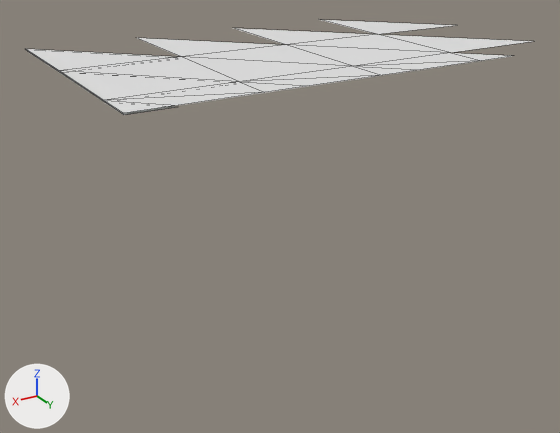
A saved change to the OBJ model models/areas/castle/preview_cobble_2_1.obj.
Rendered twice from a camera (50 mm lens) standing at (45.73, -32.97, 1.76) and looking at (42.03, -39.14, -1.33). Every picture has the same lights, and +X, +Y and +Z are marked at lower left. The older version comes first. Mesh edges are drawn as thin lines. Where no turn or scale is listed for an object, it has been applied to the vertices. Vertices at exactly the same position are counted once.

Objects in the first picture: 'preview_cobble_2_1'.
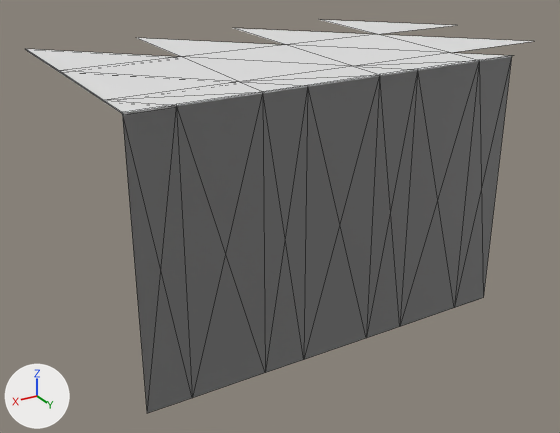
Pixel boxes [x1, y1, x2, y2] of what changed, in the pictures (560 x 433 px):
```json
{"object": "preview_cobble_2_1", "change": "reshaped", "before": [26, 20, 533, 115], "after": [26, 20, 533, 413], "on screen": "310% taller"}
{"part": 1, "of": "me_preview_cobble_2_1", "change": "added", "after": [122, 55, 512, 413]}
```

The change, as JSON lines over the scene's bpy script:
```json
{"block": "me_preview_cobble_2_1", "where": "# used by ob_preview_cobble_2_1; location = (0.0, 0.0, 0.0)"}
{"op": "remove", "block": "me_preview_cobble_2_1", "code": "me_preview_cobble_2_1.from_pydata(...)  # 29 vertices, 24 faces; spans x 39.6..44.0, y -40.5..-37.9, z 0.31..0.32"}
{"op": "add", "block": "me_preview_cobble_2_1", "code": "me_preview_cobble_2_1.from_pydata(...)  # 45 vertices, 52 faces; spans x 39.6..44.0, y -40.5..-37.9, z -2.18..0.32"}
{"block": "me_preview_cobble_2_1", "change": "me_preview_cobble_2_1 part 1: a new loose piece of 16 vertices spanning x 40.3..44.0, y -37.93, z -2.18..0.32"}
```
